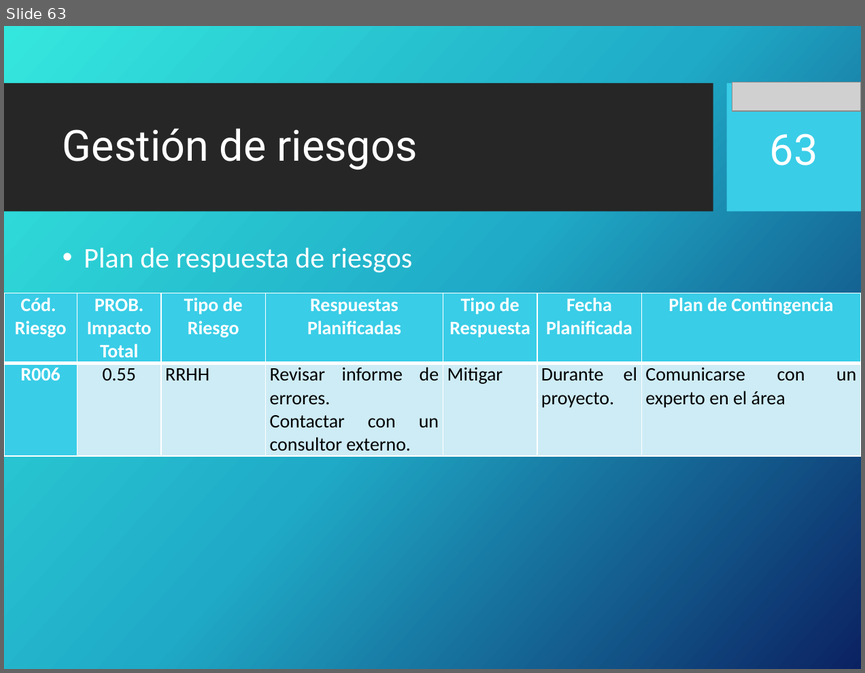
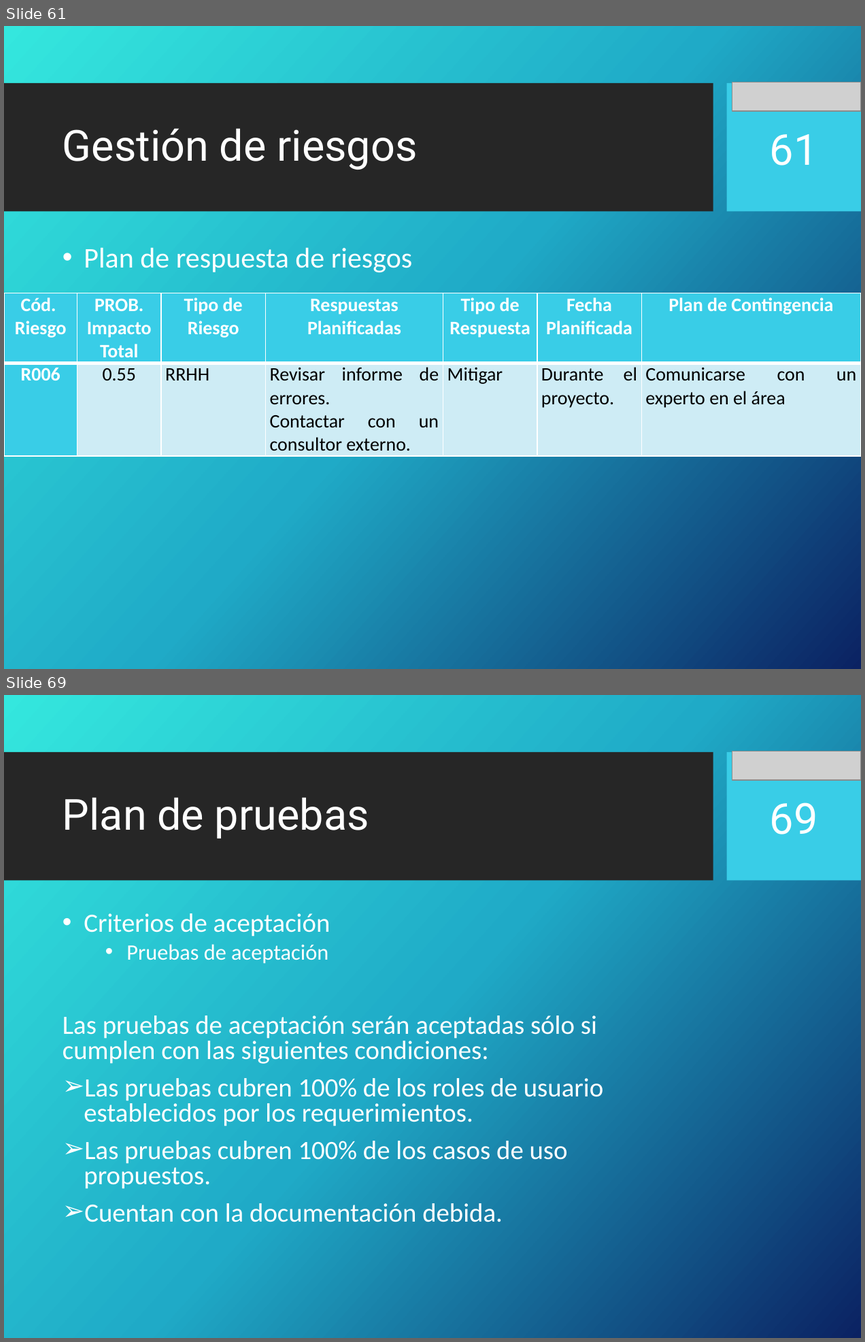
Before and after one commit to portafolio2016/hipocrates, a slide deck: docs/plan-de-proyecto/ppt-iteracion1.pptx. Shown one above the other, each under a label of ours: slide 63 before the commit, slides 61 and 69 after it; the slides between them are not shown. The pictures are 865x673 and 865x1342 pixels, drawn with LibreOffice and Linux fonts; fonts in the diff are those of the drawing; grey boxes stand for pictures; background and template pictures are left out. Boxes give left, top, right and bottom in pixels: in the first picture for what was removed or moved away, otherwise in the second. Text is boxed around its words. In the diff, an @@ line names an element or a change of style, - is before the commit and + after.

```diff
--- a/docs/plan-de-proyecto/ppt-iteracion1.pptx
+++ b/docs/plan-de-proyecto/ppt-iteracion1.pptx
@@ slide 69 added at bbox=[4, 695, 861, 1338], background picture (left out); not listed: 2 template elements that a slide beside it also shows @@
@@ picture added at bbox=[732, 751, 861, 781] @@
@@ title added at bbox=[62, 797, 369, 838], 36 pt, text #FFFFFF @@
+Plan de pruebas
@@ page number added at bbox=[770, 802, 818, 834], 36 pt, text #FFFFFF @@
+69
@@ text added at bbox=[62, 913, 603, 1222], 22.2 pt, text #FFFFFF @@
+• Criterios de aceptación
+  • Pruebas de aceptación
+Las pruebas de aceptación serán aceptadas sólo si cumplen con las siguientes condiciones:
+➢ Las pruebas cubren 100% de los roles de usuario establecidos por los requerimientos.
+➢ Las pruebas cubren 100% de los casos de uso propuestos.
+➢ Cuentan con la documentación debida.
@@ what was slide 63 is now slide 61 @@
@@ page number at bbox=[770, 134, 818, 165]: text changed @@
-63
+61
```
Also in this commit, not shown: 1 slide changed, 23 other slides added, 3 slides removed.
